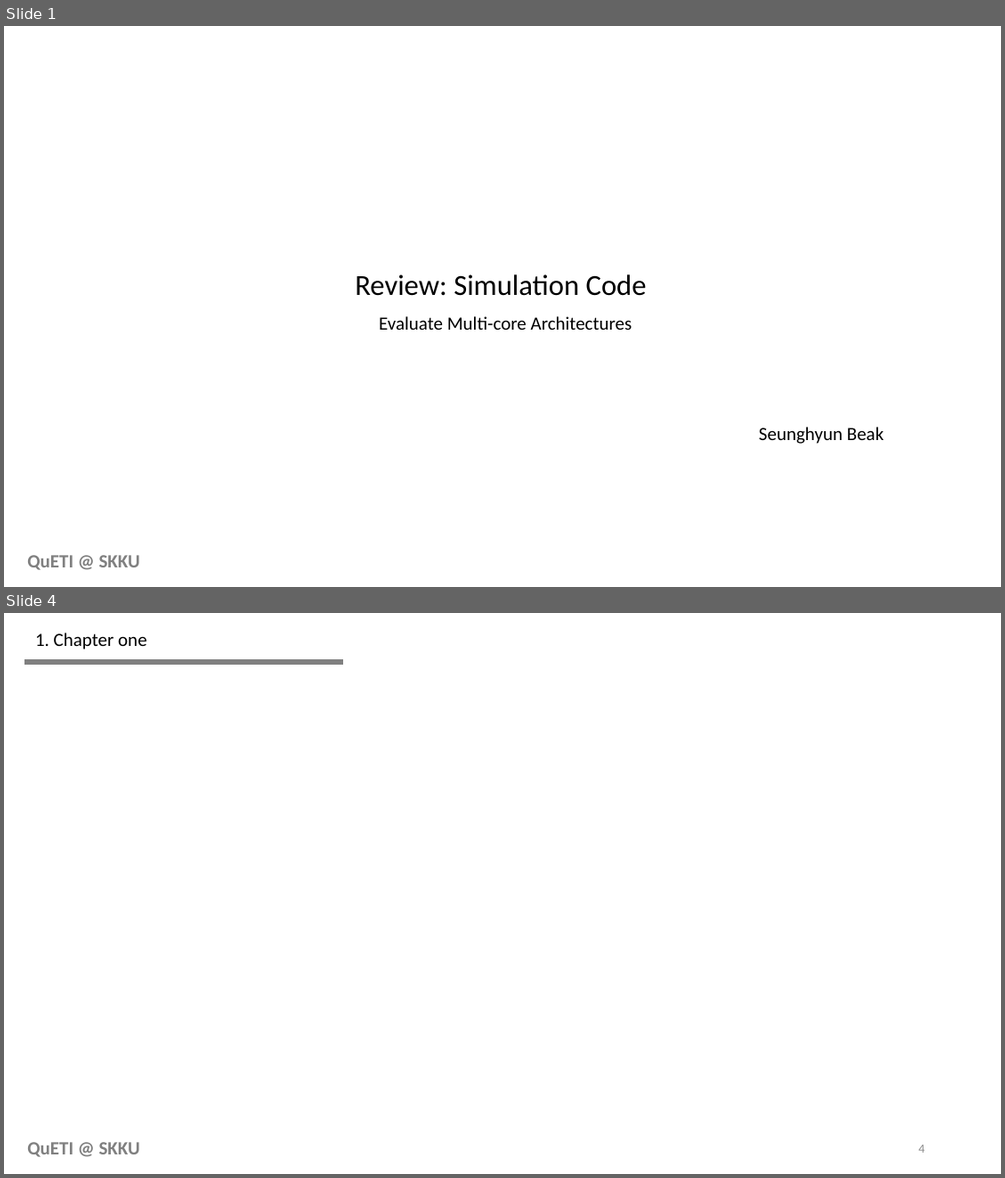
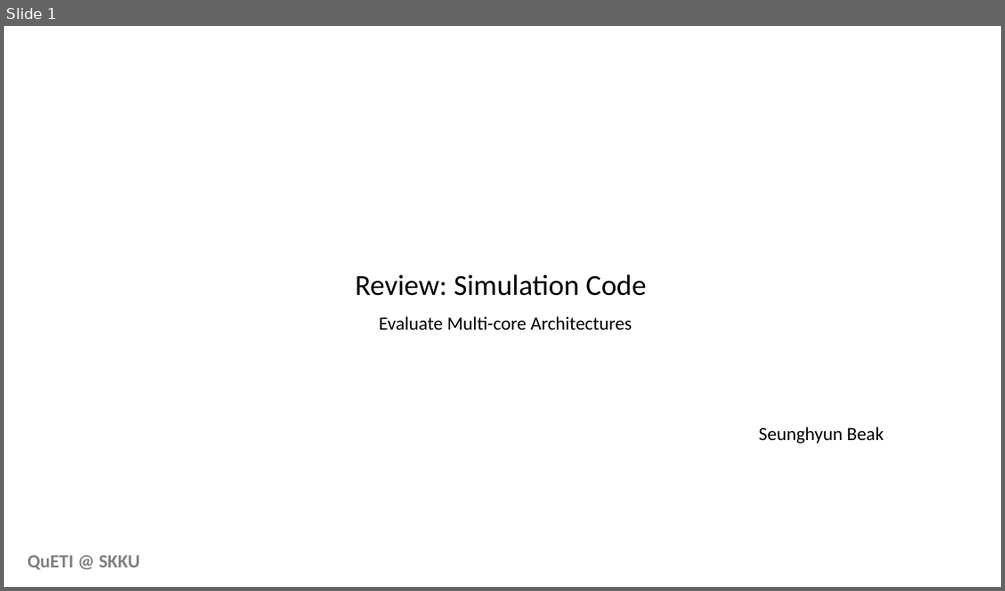
Before and after one commit to Seunghyun100/simulator, a slide deck: Simulation Code Review.pptx. Shown one above the other, each under a label of ours: slides 1 and 4 before the commit, slide 1 after it; the slides between them are not shown. The pictures are 1005x1178 and 1005x591 pixels, drawn with LibreOffice and Linux fonts; fonts in the diff are those of the drawing. Boxes give left, top, right and bottom in pixels: in the first picture for what was removed or moved away, otherwise in the second. Text is boxed around its words. In the diff, an @@ line names an element or a change of style, - is before the commit and + after.

```diff
--- a/Simulation Code Review.pptx
+++ b/Simulation Code Review.pptx
@@ slide 4 removed at bbox=[4, 613, 1001, 1174], background #FFFFFF; not listed: 1 template element that a slide beside it also shows @@
@@ text removed at bbox=[35, 633, 147, 649] @@
-1. Chapter one
@@ line removed from (25, 662) to (343, 662) @@
@@ page number removed at bbox=[918, 1144, 924, 1152] @@
-4
```
Also in this commit, not shown: 1 slide changed, 6 slides added, 2 other slides removed, 11 other files.
